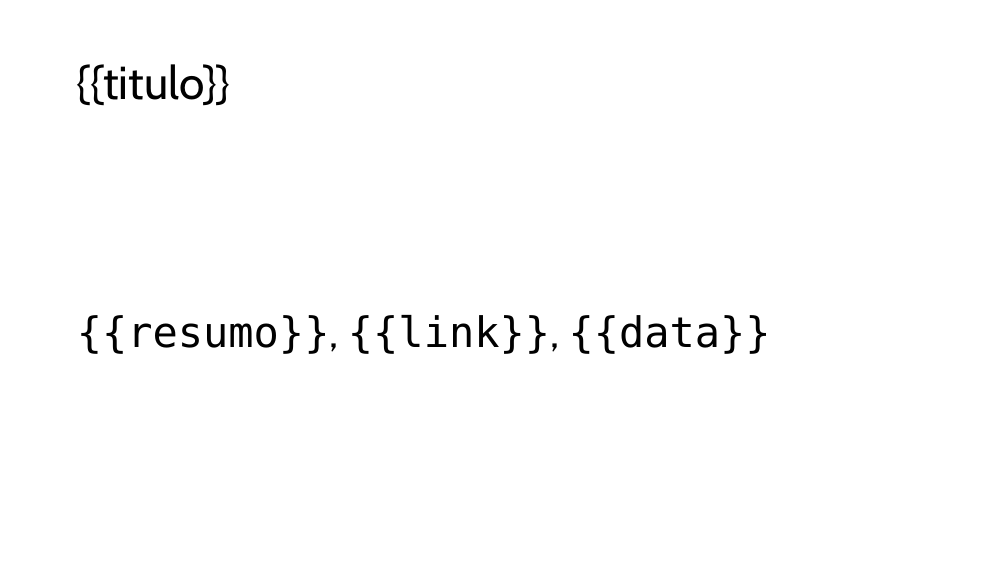
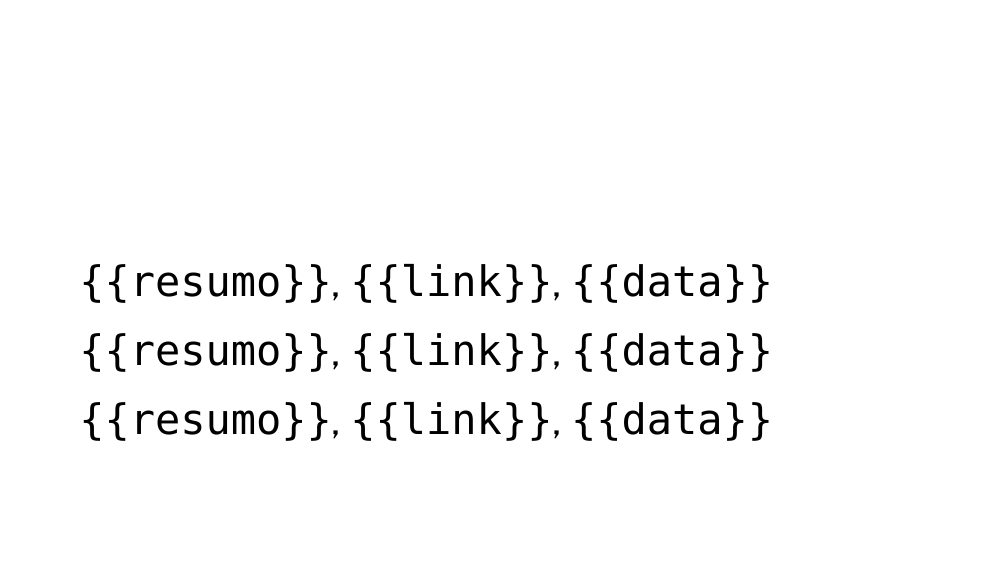
Before and after one commit to kamilypl/API-Python, a slide deck: slide 1 of template.pptx. Drawn at 1008x567 pixels with LibreOffice and Linux fonts; fonts in the diff are those of the drawing. Boxes give left, top, right and bottom in pixels: in the first picture for what was removed or moved away, otherwise in the second. Text is boxed around its words. In the diff, an @@ line names an element or a change of style, - is before the commit and + after.

```diff
--- a/template.pptx
+++ b/template.pptx
@@ title removed at <box>77,64,231,106</box> @@
-{{titulo}}
@@ text added at <box>79,264,773,303</box>, 40 pt, text #000000 @@
+{{resumo}}, {{link}}, {{data}}
@@ text "{{resumo}}, {{link}}, {{data}}": place and size @@
-text "{{resumo}}, {{link}}, {{data}}" at <box>77,315,771,354</box>
+text "{{resumo}}, {{link}}, {{data}}" at <box>79,333,773,372</box>
@@ text added at <box>79,402,773,441</box>, 40 pt, text #000000 @@
+{{resumo}}, {{link}}, {{data}}
```
Also in this commit, not shown: 1 other file.
